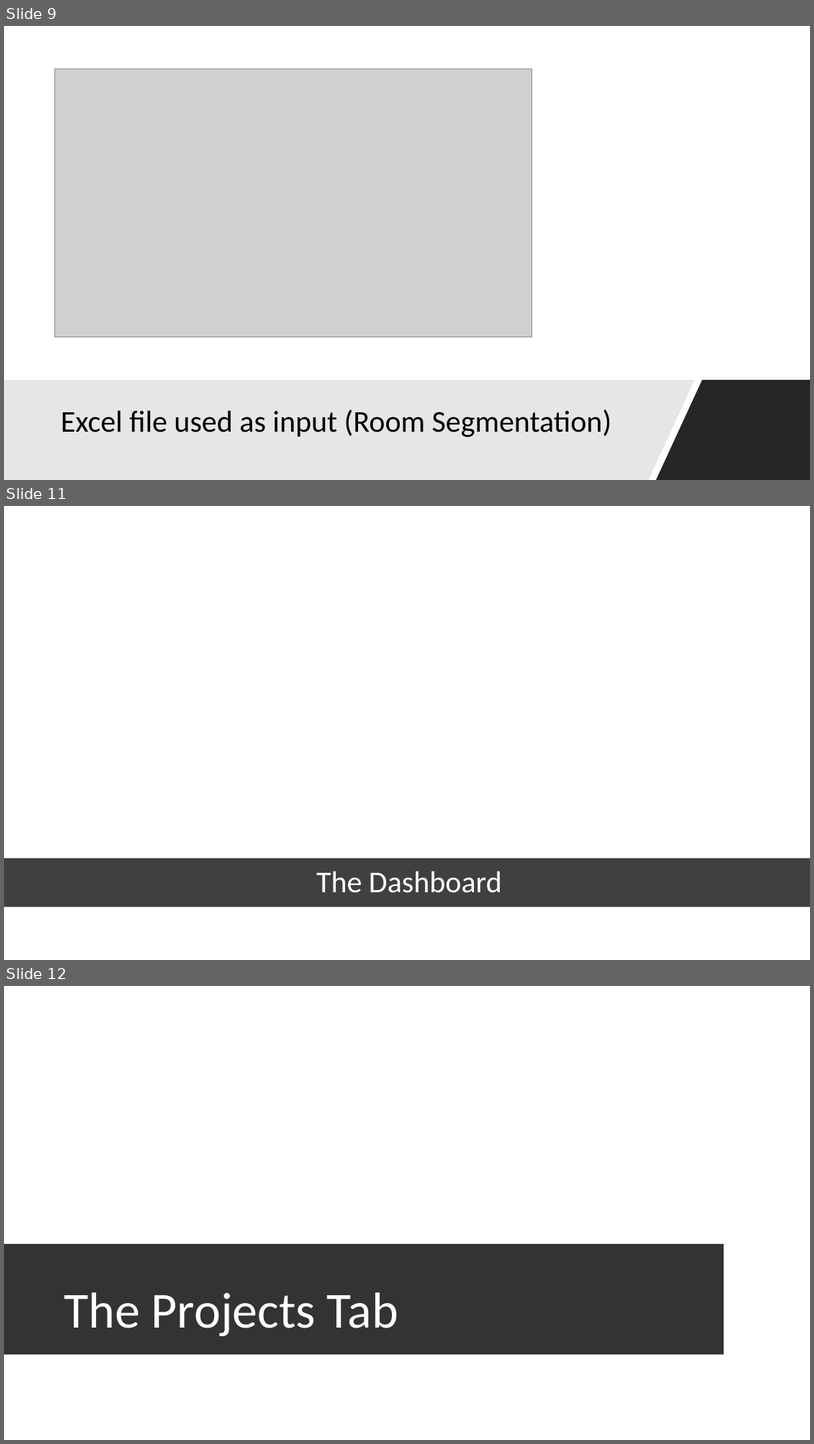
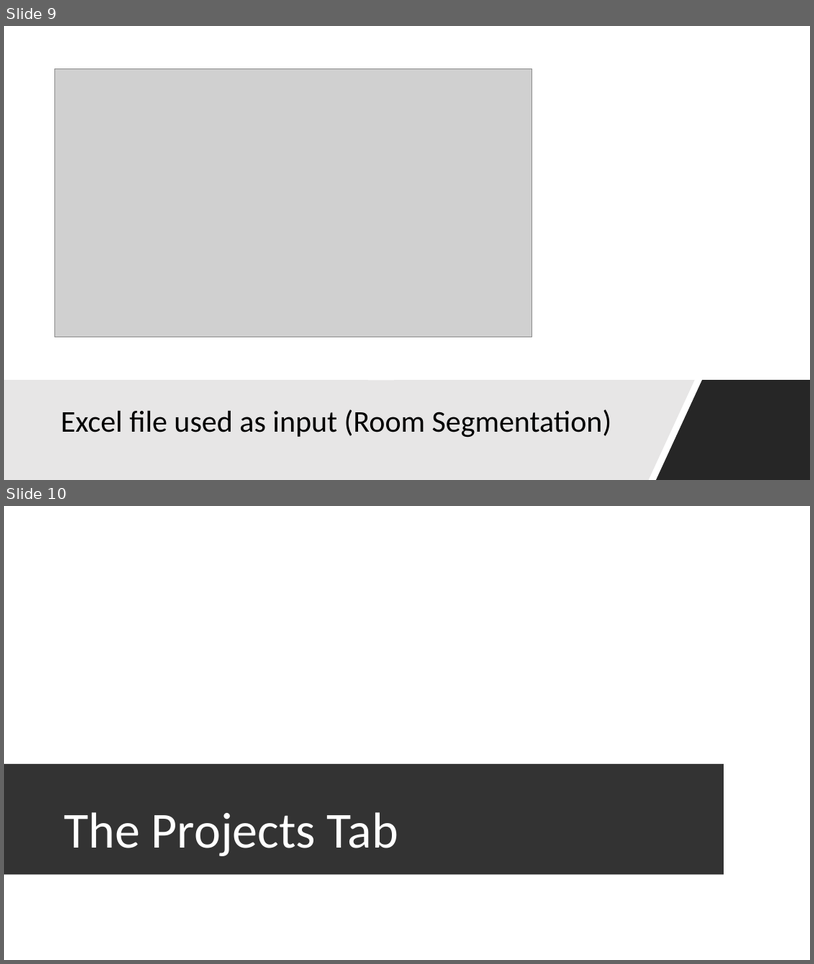
Before and after one commit to seans888/Forecast-Module-2, a slide deck: Documentation/PRESENTATION-FILE-ROUGH (1).pptx. Shown one above the other, each under a label of ours: slides 9, 11 and 12 before the commit, slides 9 and 10 after it; the slides between them are not shown. The pictures are 814x1444 and 814x964 pixels, drawn with LibreOffice and Linux fonts; fonts in the diff are those of the drawing; grey boxes stand for pictures; background and template pictures are left out; a plain dark background stands for a picture behind light text. Boxes give left, top, right and bottom in pixels: in the first picture for what was removed or moved away, otherwise in the second. Text is boxed around its words. In the diff, an @@ line names an element or a change of style, - is before the commit and + after.

```diff
--- a/Documentation/PRESENTATION-FILE-ROUGH (1).pptx
+++ b/Documentation/PRESENTATION-FILE-ROUGH (1).pptx
@@ slide 11 removed at <box>4,506,810,960</box>, background picture (left out) @@
@@ rectangle removed at <box>4,506,810,960</box> @@
@@ rectangle removed at <box>4,858,810,907</box> @@
@@ line removed from (4, 852) to (810, 852) @@
@@ title removed at <box>316,871,502,893</box> @@
-The Dashboard
@@ line removed from (4, 912) to (810, 912) @@
@@ what was slide 12 is now slide 10 @@
```
Also in this commit, not shown: 1 other slide removed.
